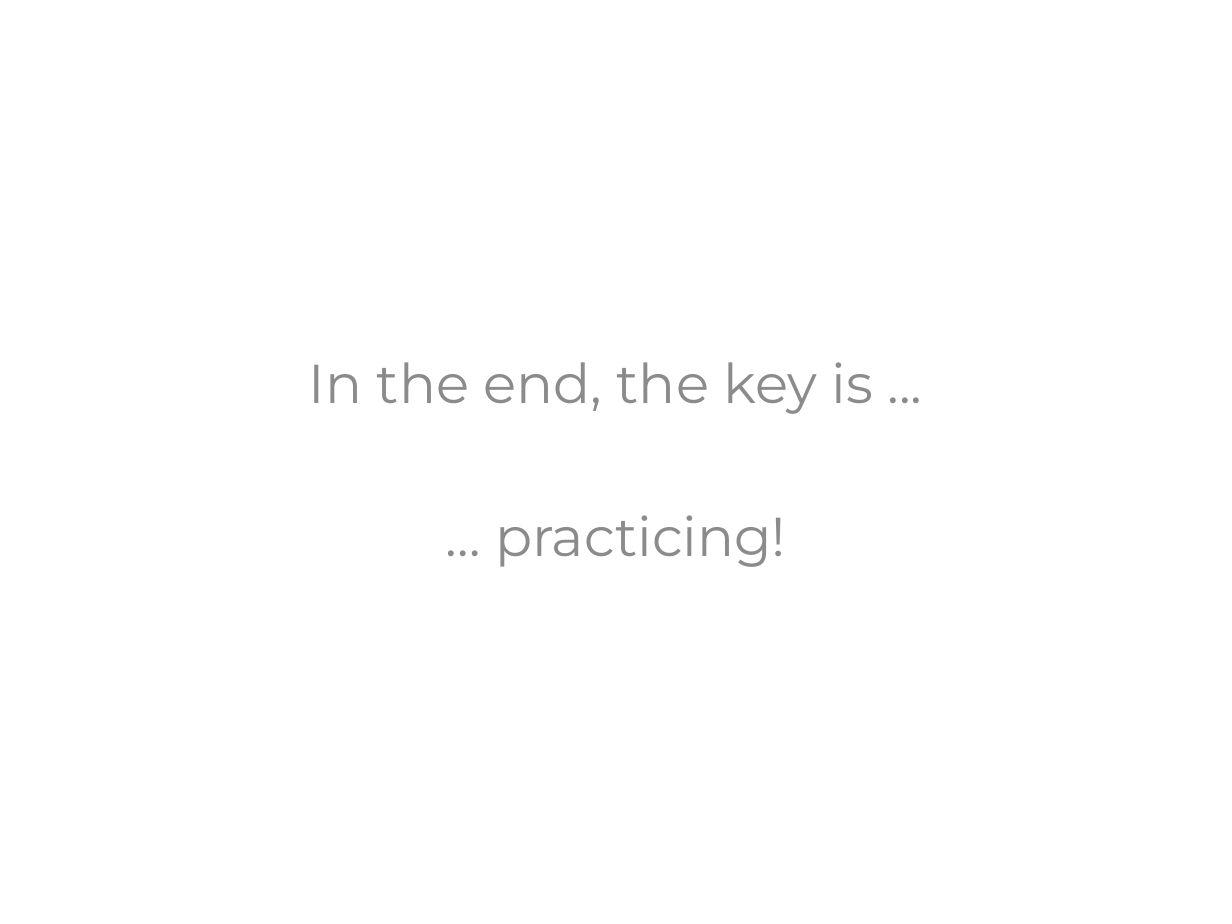
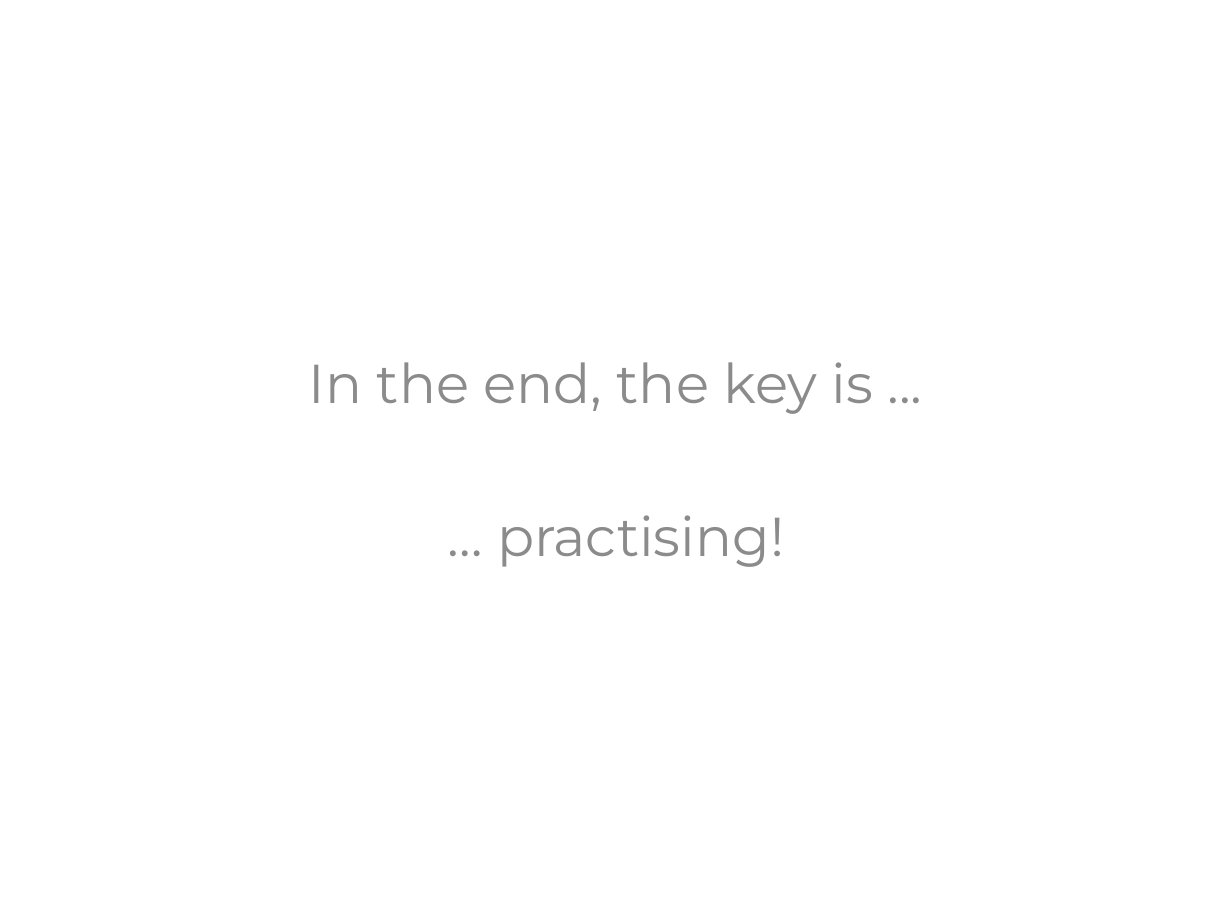
Before and after one commit to KhrisFernandez/tdd, a slide deck: slide 57 of initiation/resources/TDD - Initiation - EN.pptx (slide 56 before the commit). Drawn at 1232x924 pixels with LibreOffice and Linux fonts; fonts in the diff are those of the drawing. Boxes give left, top, right and bottom in pixels: in the first picture for what was removed or moved away, otherwise in the second. Text is boxed around its words. In the diff, an @@ line names an element or a change of style, - is before the commit and + after.

```diff
--- a/initiation/resources/TDD - Initiation - EN.pptx
+++ b/initiation/resources/TDD - Initiation - EN.pptx
@@ text at <box>497,515,784,567</box>: text changed @@
-… practicing!
+… practising!
```
Also in this commit, not shown: 1 other slide changed, 1 slide added, 3 other files.
